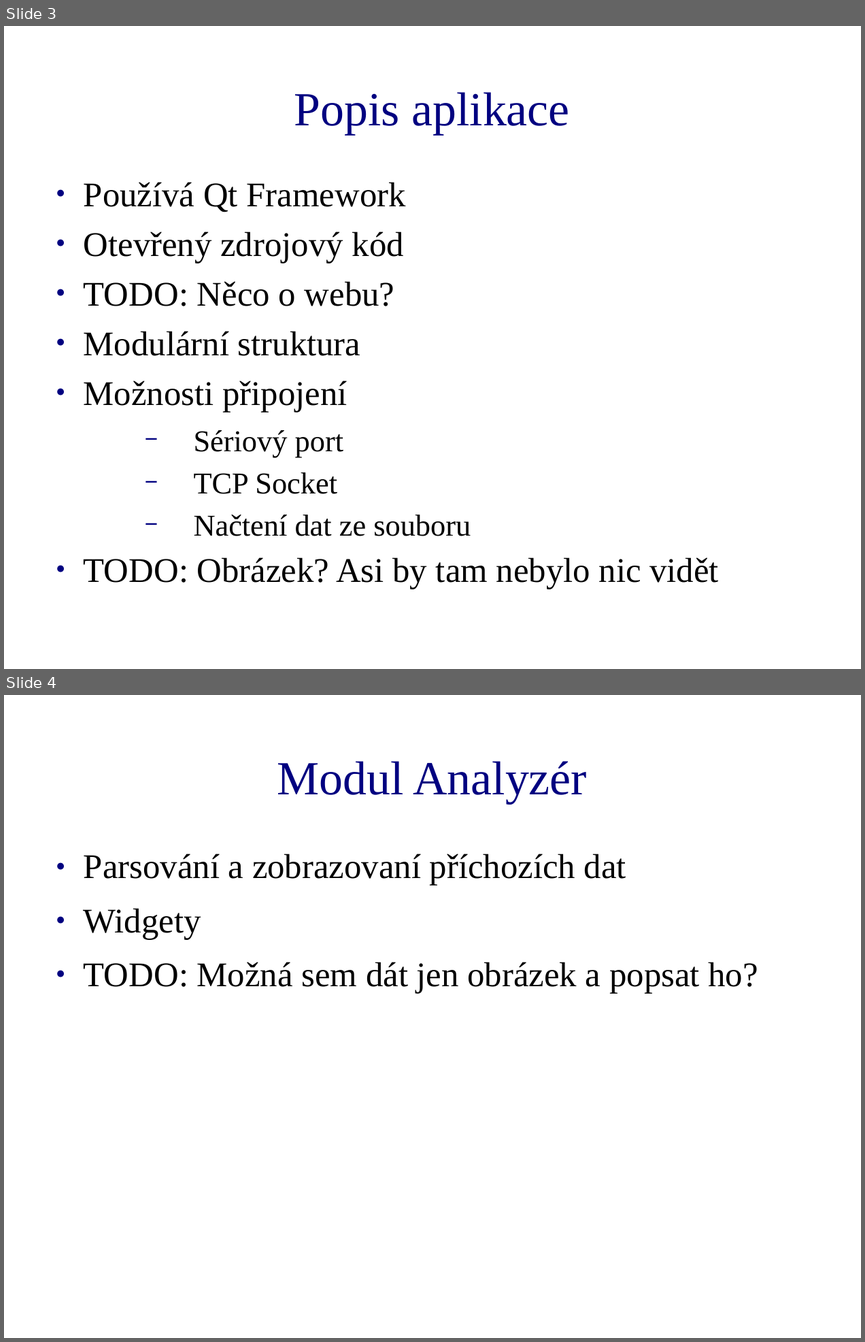
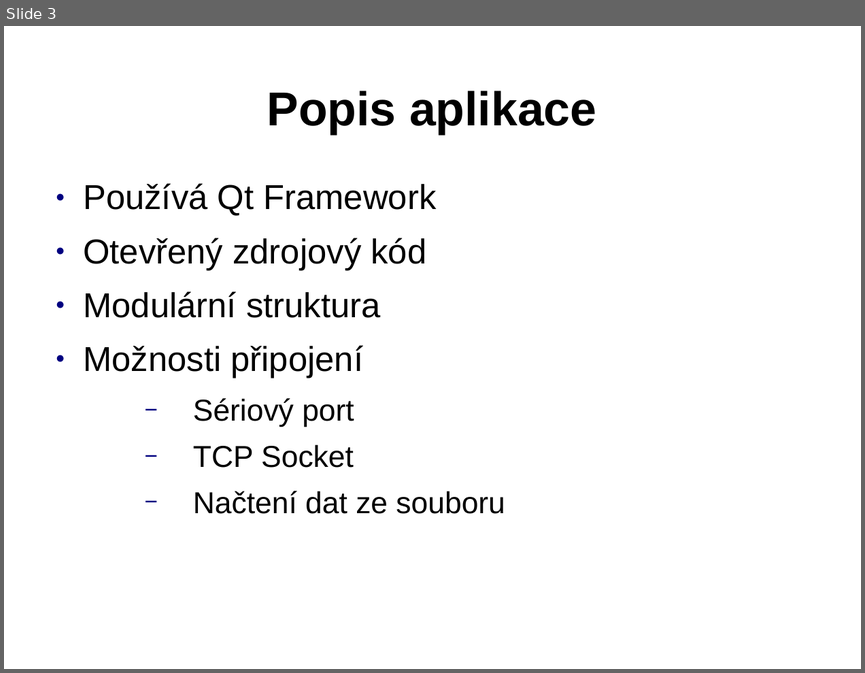
Before and after one commit to Tasssadar/soc, a slide deck: prezentace.ppt. Shown one above the other, each under a label of ours: slides 3 and 4 before the commit, slide 3 after it. The pictures are 865x1342 and 865x673 pixels, drawn with LibreOffice and Linux fonts; fonts in the diff are those of the drawing; background and template pictures are left out. Boxes give left, top, right and bottom in pixels: in the first picture for what was removed or moved away, otherwise in the second. Text is boxed around its words. In the diff, an @@ line names an element or a change of style, - is before the commit and + after.

```diff
--- a/prezentace.ppt
+++ b/prezentace.ppt
@@ slide 4 removed at [4,695,861,1338], background picture (left out) @@
@@ title removed at [277,761,587,804] @@
-Modul Analyzér
@@ text removed at [84,853,757,993] @@
-● Parsování a zobrazovaní příchozích dat
-● Widgety
-● TODO: Možná sem dát jen obrázek a popsat ho?
@@ slide 3 changed as well @@
@@ title "Popis aplikace" at [267,91,596,135]: font Times New Roman to Arial, text colour #000080 to #000000, bold on @@
@@ text "Používá Qt Framework" at [83,183,504,514]: font Times New Roman to Arial; line spacing 0.83 to 0.93; indent changed @@
@@ text at [84,281,395,306]: paragraph removed @@
-● TODO: Něco o webu?
@@ text at [84,557,718,588]: paragraph removed @@
-● TODO: Obrázek? Asi by tam nebylo nic vidět
```
Also in this commit, not shown: 2 other slides changed, 6 slides added, 1 other slide removed.
